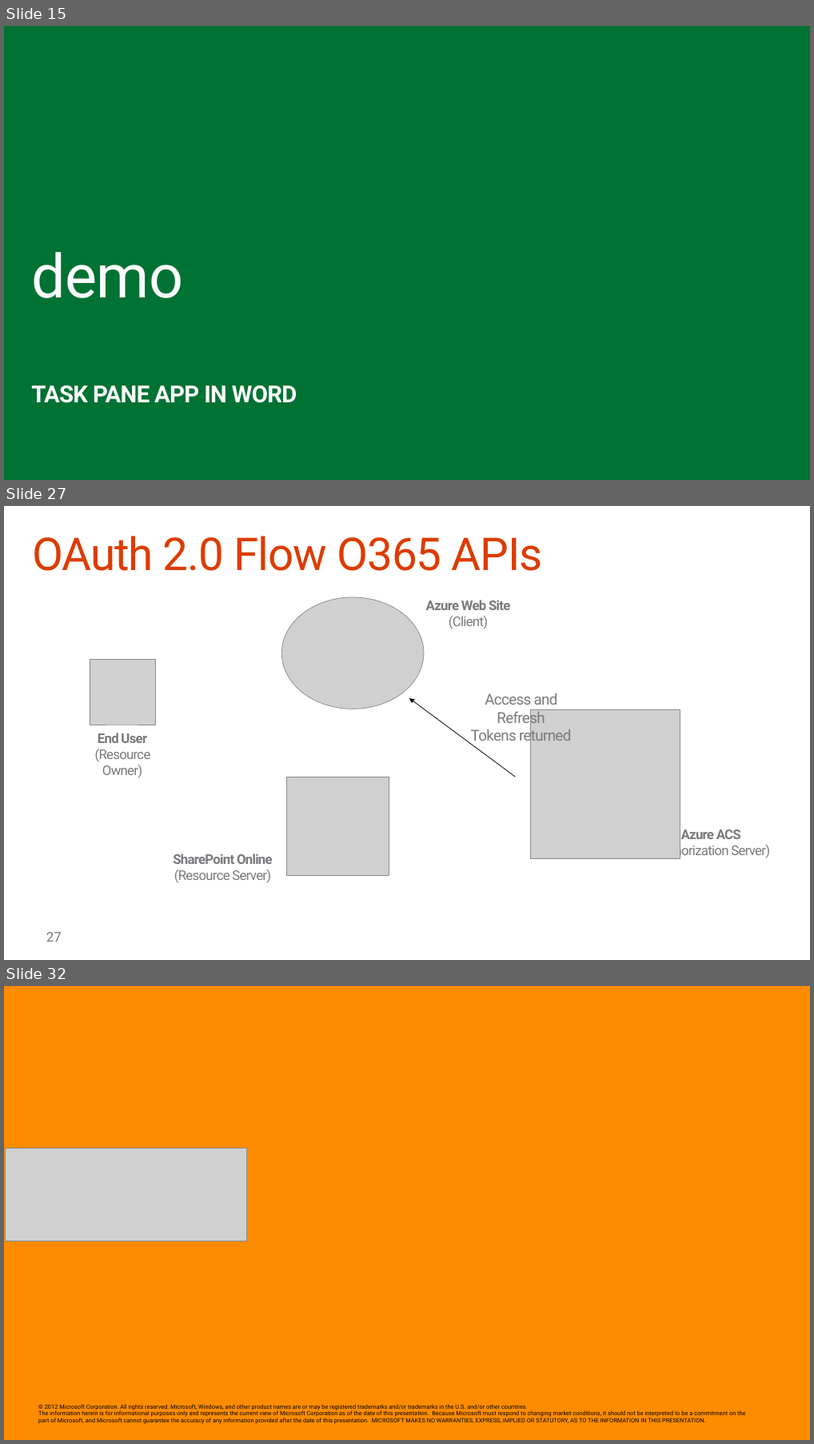
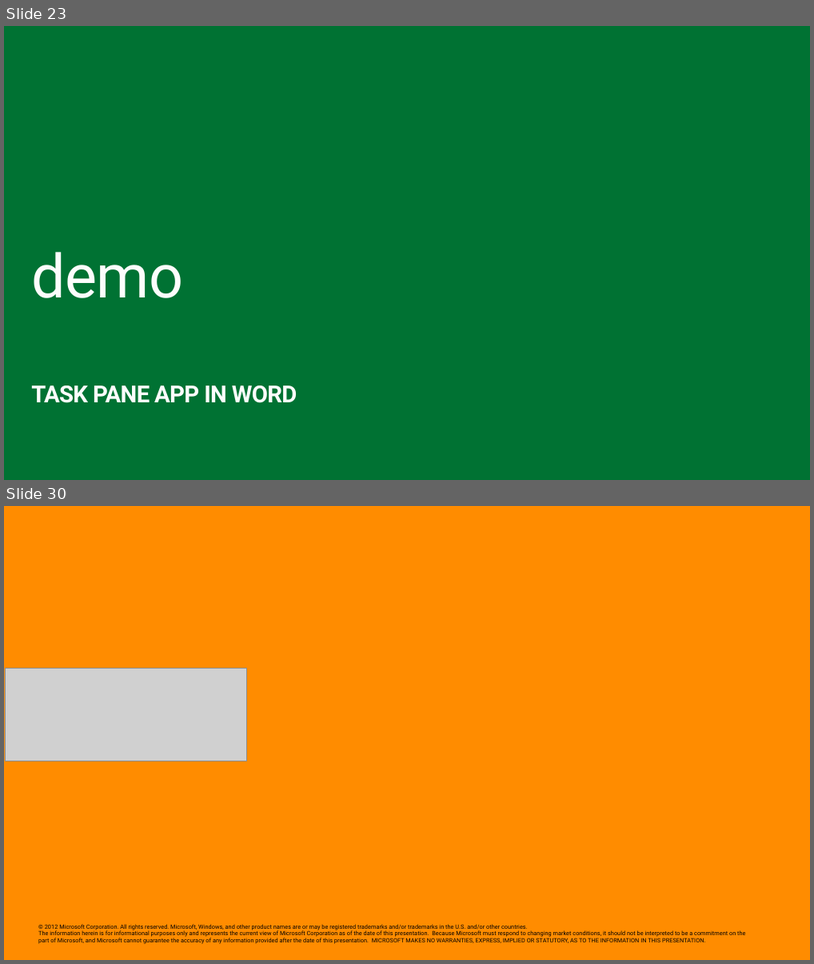
Before and after one commit to stinethebean/DevCampTraining, a slide deck: 05.Hook into Apps for Office/05.Hook into Apps for Office.pptx. Shown one above the other, each under a label of ours: slides 15, 27 and 32 before the commit, slides 23 and 30 after it; the slides between them are not shown. The pictures are 814x1444 and 814x964 pixels, drawn with LibreOffice and Linux fonts; fonts in the diff are those of the drawing; grey boxes stand for pictures; background and template pictures are left out. Boxes give left, top, right and bottom in pixels: in the first picture for what was removed or moved away, otherwise in the second. Text is boxed around its words. In the diff, an @@ line names an element or a change of style, - is before the commit and + after.

```diff
--- a/05.Hook into Apps for Office/05.Hook into Apps for Office.pptx
+++ b/05.Hook into Apps for Office/05.Hook into Apps for Office.pptx
@@ slide 27 removed at (4,506,810,960), background #FFFFFF @@
@@ title removed at (32,536,543,571) @@
-OAuth 2.0 Flow O365 APIs
@@ picture removed at (282,597,424,708) @@
@@ text removed at (426,600,510,629) @@
-Azure Web Site
-(Client)
@@ picture removed at (90,660,155,724) @@
@@ text removed at (471,693,571,745) @@
-Access and Refresh
-Tokens returned
@@ arrow removed from (516, 776) to (410, 698) @@
@@ picture removed at (531,709,681,859) @@
@@ text removed at (95,732,151,778) @@
-End User
-(Resource Owner)
@@ picture removed at (287,776,389,876) @@
@@ text removed at (652,829,770,859) @@
-Azure ACS
-(Authorization Server)
@@ text removed at (173,853,273,883) @@
-SharePoint Online
-(Resource Server)
@@ page number removed at (46,932,62,941) @@
-27
@@ what was slide 15 is now slide 23 @@
@@ what was slide 32 is now slide 30 @@
```
Also in this commit, not shown: 3 slides changed, 22 slides added, 23 other slides removed, 1 other file.
